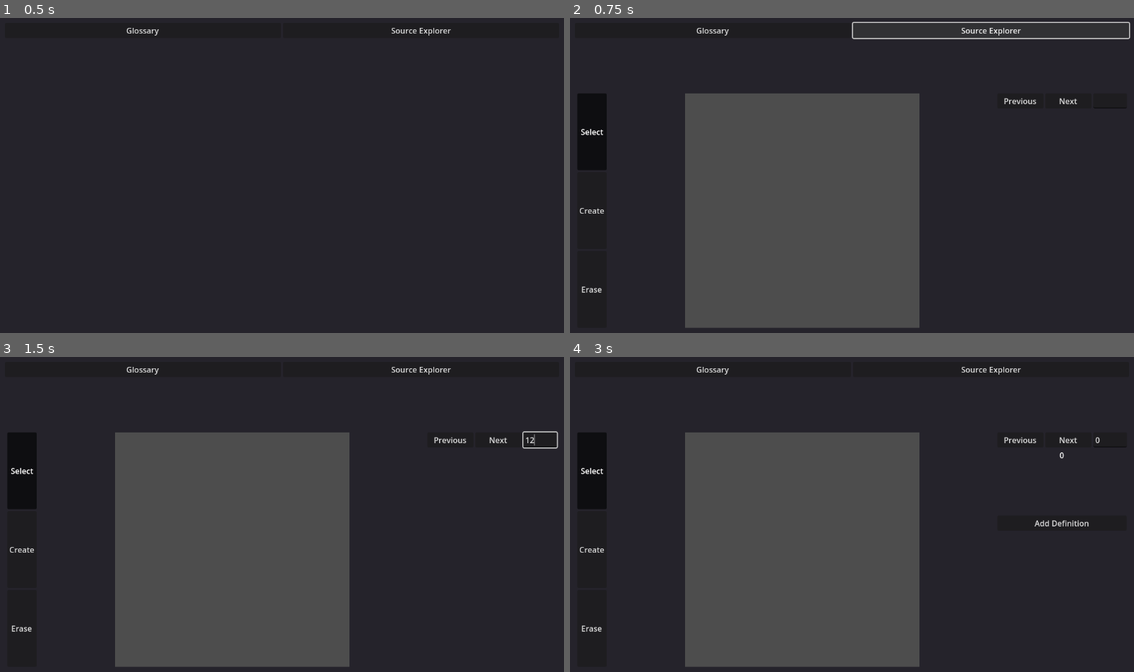
Above: before the commit, frames 1-4 (two rows, left to right).
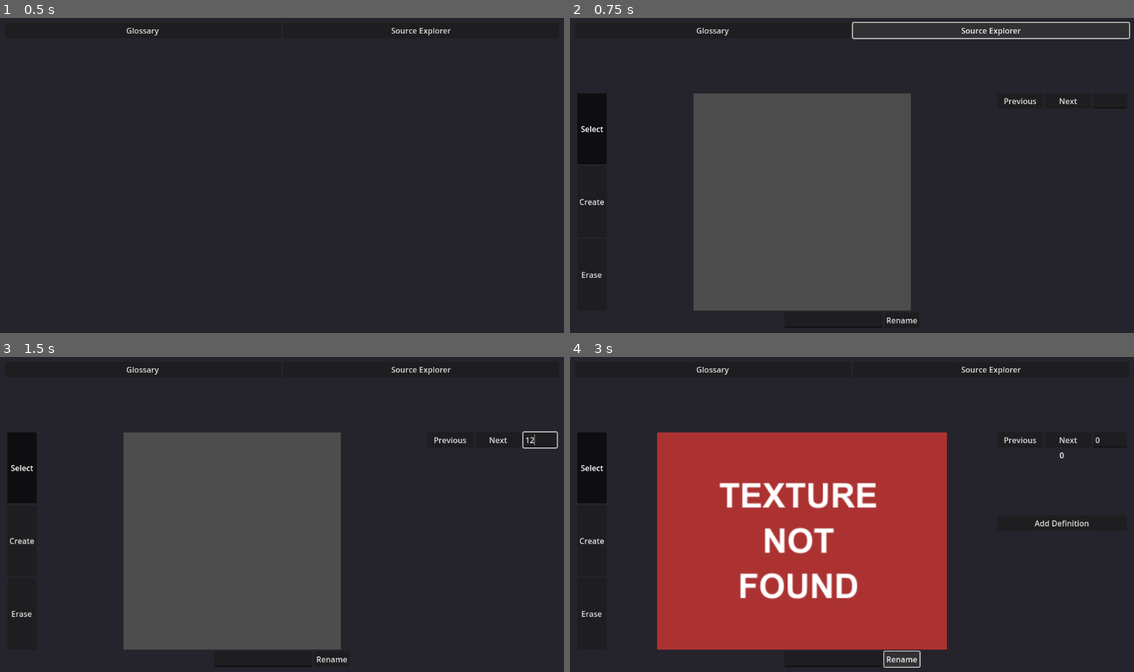
Above: after the commit, the same moments.

Repository: noidexe/rosita-eston
Game: Godot game, scene res://scenes/main.tscn
Two runs of this game, one before a commit and one after it. Both use one fixed random seed, a clock stepped at 60 frames per second and the inputs below. The engine's default icon, where the game draws it, is replaced by a stand-in: a white triangle on a blue panel in a dark square.
Inputs (mouse positions are in pixels of both pictures, inside the frame that each line leads up to):
- Up to frame 1 (0.5 s): no input
- Up to frame 2 (0.75 s): click "Source Explorer" at 0.5 s
- Up to frame 3 (1.5 s): click (541, 438) at 1.27 s; type "12" at 1.35 s
- Up to frame 4 (3 s): click "Previous" at 2 s; click (902, 659) at 2.75 s, where only the run after the commit has a clickable "Rename"

Frame 1 is identical in both runs. In frame 2, 4.7% of the frame differs, in the area x 1-62%, y 23-99%; in frame 3, 4.7%; in frame 4, 38%, in the area x 1-67%, y 23-99%.

Commit message:
Implement source rename

Diff:
--- a/autoloads/Database.gd
+++ b/autoloads/Database.gd
@@ -334,6 +334,41 @@
 	return glyph_db.size()
 #endregion
 
+#region Source Handling
+func rename_source( from: String, to: String ) -> Error:
+	var err = ERR_BUG
+	# Rename the file
+	var base_path = DEFAULT_DB_PATH.path_join(SOURCE_DB_FOLDER)
+	var from_full_path = base_path.path_join(from)
+	var to_full_path = base_path.path_join(to)
+	if FileAccess.file_exists(to_full_path):
+		return ERR_FILE_ALREADY_IN_USE
+
+	err = DirAccess.rename_absolute(from_full_path, to_full_path)
+	if err != OK:
+		return err
+
+	var source : Source
+	if !sources_db.sources.has(from):
+		return OK
+	var glyphs : Array[Glyph] = glyph_db.get_from_ids(sources_db.sources[from].get_glyph_ids())
+	for glyph in glyphs:
+		if glyph == null:
+			continue
+		for i in glyph.locations.size():
+			var l : Location = glyph.locations[i]
+			if l.path == from:
+				var rect = l.rect
+				glyph.locations_remove(i)
+				glyph.locations_add(to, rect)
+	err = OK
+	sources_db.remove_source(from)
+	sources_db.add_source(to)
+	texture_cache.purge()
+	return err
+
+#endregion
+
 #region Texture retrieval
 func glyph_get_texture(glyph: Glyph) -> Texture2D:
 	if glyph == null or glyph.locations.is_empty():
@@ -625,6 +660,9 @@
 	func remove_rect( rect : Rect2i):
 		rects.erase(rect)
 
+	func get_glyph_ids() -> Array[int]:
+		return rects.values()
+
 class SourcesDB extends RefCounted:
 	var sources : Dictionary[String,Source] = {}
 	func _init(glyph_db : GlyphDB) -> void:
@@ -662,6 +700,9 @@
 		for path in paths:
 			add_source(path)
 
+	func get_paths() -> Array[String]:
+		return sources.keys()
+
 	func list() -> Array[Source]:
 		return sources.values()
 
@@ -682,11 +723,25 @@
 	var base_path : String = ""
 	var textures : Dictionary[String,Texture2D] = {}
 	var thumbnails : Dictionary[String, Texture2D] = {}
+	var locations : Dictionary[Location, Texture2D] = {}
 
 	func _init(p_base_path : String) -> void:
 		assert(p_base_path.is_absolute_path())
 		base_path = p_base_path
 		textures[base_path] = Texture2D.new()
+
+	func purge() -> bool:
+		var ret = false
+		var sources := Database.sources_db.sources
+		for key in textures.keys():
+			if not sources.has(key):
+				ret = true
+				textures.erase(key)
+		for key in thumbnails.keys():
+			if not sources.has(key):
+				ret = true
+				thumbnails.erase(key)
+		return ret
 
 	func get_texture( path: String ) -> Texture2D:
 		_load_texture_if_needed(path)
--- a/scenes/Source Explorer/source_explorer.gd
+++ b/scenes/Source Explorer/source_explorer.gd
@@ -17,6 +17,12 @@
 			%Create.set_pressed_no_signal(true)
 		SourceViewer.Mode.REMOVE:
 			%Create.set_pressed_no_signal(true)
+	_reload_sources()
+
+func _reload_sources():
+	for child in %Thumbnails.get_children():
+		%Thumbnails.remove_child(child)
+		child.queue_free()
 	var sources := Database.sources_db.list_sorted()
 	for source in sources:
 		var texture = Database.get_thumbnail(source)
@@ -49,6 +55,7 @@
 	viewer.set_source(Database.sources_db.sources.get(path))
 	%AspectRatioContainer.ratio = viewer.get_aspect_ratio()
 	current_path = path
+	%SourceName.text = current_path.get_basename()
 
 
 func _on_create_pressed() -> void:
@@ -123,3 +130,10 @@
 	if glyph == null:
 		return
 	viewer.select(glyph.id)
+
+
+func _on_rename_pressed() -> void:
+	var new_path : String = %SourceName.text + "." + current_path.get_extension()
+	Database.rename_source(current_path, %SourceName.text + "." + current_path.get_extension() )
+	_reload_sources()
+	_on_thumb_selected(new_path)
--- a/scenes/Source Explorer/source_explorer.tscn
+++ b/scenes/Source Explorer/source_explorer.tscn
@@ -74,7 +74,7 @@
 [node name="SubViewport" type="SubViewport" parent="SourceExplorer/AspectRatioContainer/Viewport"]
 disable_3d = true
 handle_input_locally = false
-size = Vector2i(2, 2)
+size = Vector2i(509, 509)
 size_2d_override_stretch = true
 render_target_update_mode = 4
 
@@ -110,6 +110,21 @@
 size_flags_vertical = 3
 horizontal_scroll_mode = 0
 
+[node name="SourceTools" type="HBoxContainer" parent="."]
+layout_mode = 2
+alignment = 1
+
+[node name="SourceName" type="LineEdit" parent="SourceTools"]
+unique_name_in_owner = true
+custom_minimum_size = Vector2(200, 0)
+layout_mode = 2
+size_flags_horizontal = 4
+
+[node name="Rename" type="Button" parent="SourceTools"]
+layout_mode = 2
+size_flags_horizontal = 4
+text = "Rename"
+
 [connection signal="pressed" from="SourceExplorer/Toolbar/Select" to="." method="_on_select_pressed"]
 [connection signal="pressed" from="SourceExplorer/Toolbar/Create" to="." method="_on_create_pressed"]
 [connection signal="pressed" from="SourceExplorer/Toolbar/Erase" to="." method="_on_erase_pressed"]
@@ -119,3 +134,4 @@
 [connection signal="pressed" from="SourceExplorer/VBoxContainer/HBoxContainer/Prev" to="." method="_on_prev_pressed"]
 [connection signal="pressed" from="SourceExplorer/VBoxContainer/HBoxContainer/Next" to="." method="_on_next_pressed"]
 [connection signal="text_submitted" from="SourceExplorer/VBoxContainer/HBoxContainer/Selected" to="." method="_on_selected_text_submitted"]
+[connection signal="pressed" from="SourceTools/Rename" to="." method="_on_rename_pressed"]
